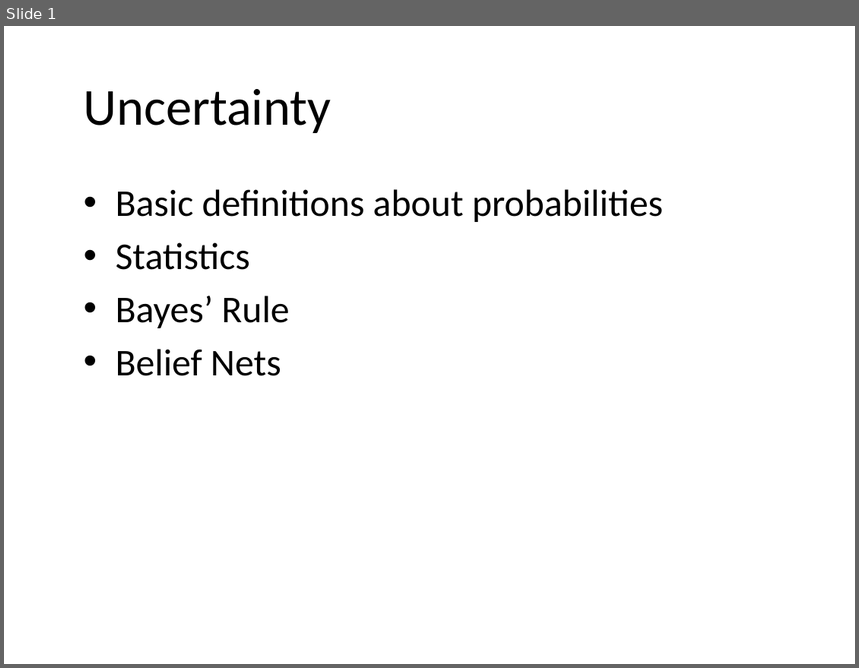
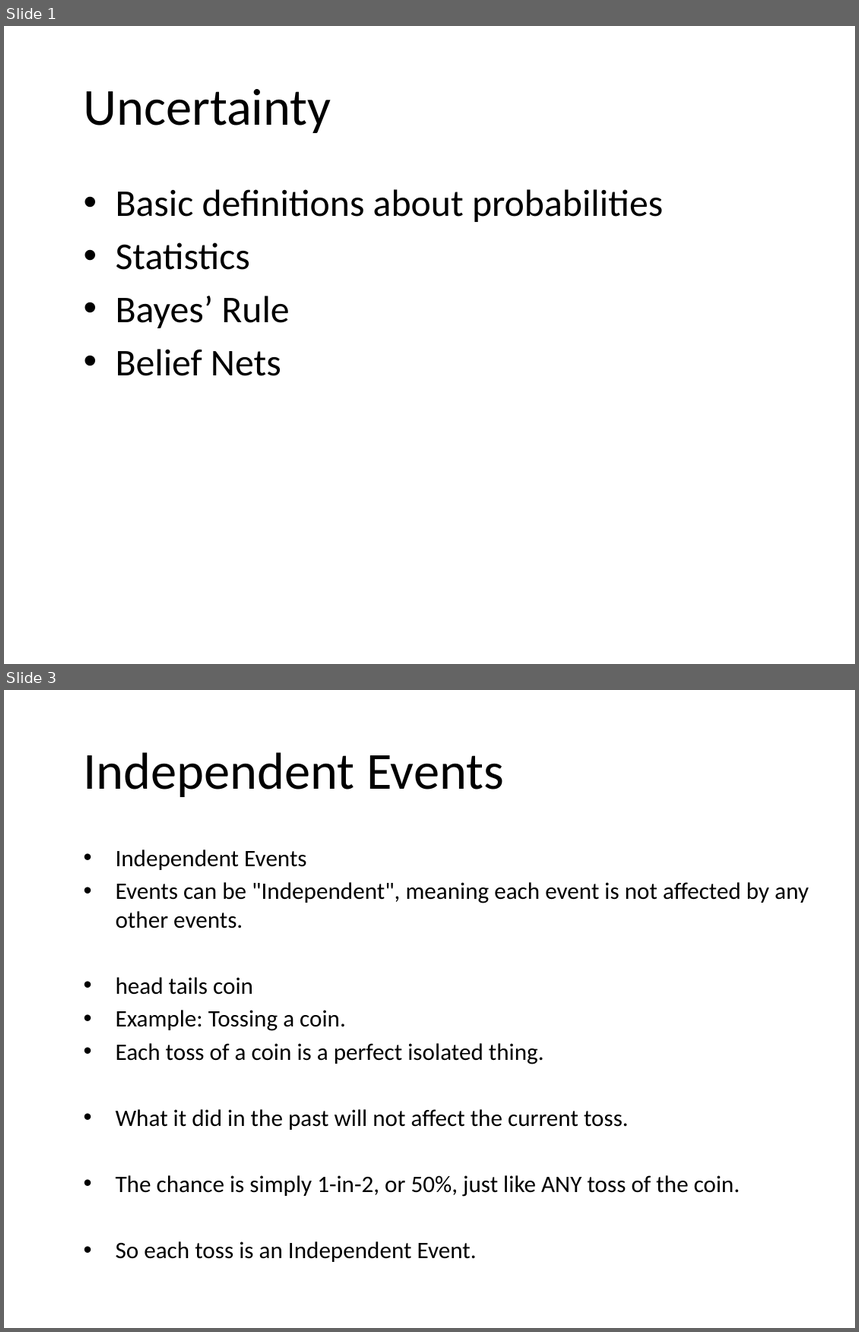
Before and after one commit to JeffRisberg/PythonNotebooksForAI, a slide deck: Documents/40-Uncertainty.pptx. Shown one above the other, each under a label of ours: slide 1 before the commit, slides 1 and 3 after it; the slides between them are not shown. The pictures are 859x668 and 859x1332 pixels, drawn with LibreOffice and Linux fonts; fonts in the diff are those of the drawing; background and template pictures are left out. Boxes give left, top, right and bottom in pixels: in the first picture for what was removed or moved away, otherwise in the second. Text is boxed around its words. In the diff, an @@ line names an element or a change of style, - is before the commit and + after.

```diff
--- a/Documents/40-Uncertainty.pptx
+++ b/Documents/40-Uncertainty.pptx
@@ slide 3 added at <box>4,690,855,1328</box>, background picture (left out) @@
@@ title added at <box>84,752,504,797</box>, 44 pt, text #000000 @@
+Independent Events
@@ text added at <box>116,850,809,1262</box>, 20 pt, text #000000 @@
+• Independent Events
+• Events can be "Independent", meaning each event is not affected by any other events.
+• head tails coin
+• Example: Tossing a coin.
+• Each toss of a coin is a perfect isolated thing.
+• What it did in the past will not affect the current toss.
+• The chance is simply 1-in-2, or 50%, just like ANY toss of the coin.
+• So each toss is an Independent Event.
```
Also in this commit, not shown: 6 other slides added, 2 other files.
